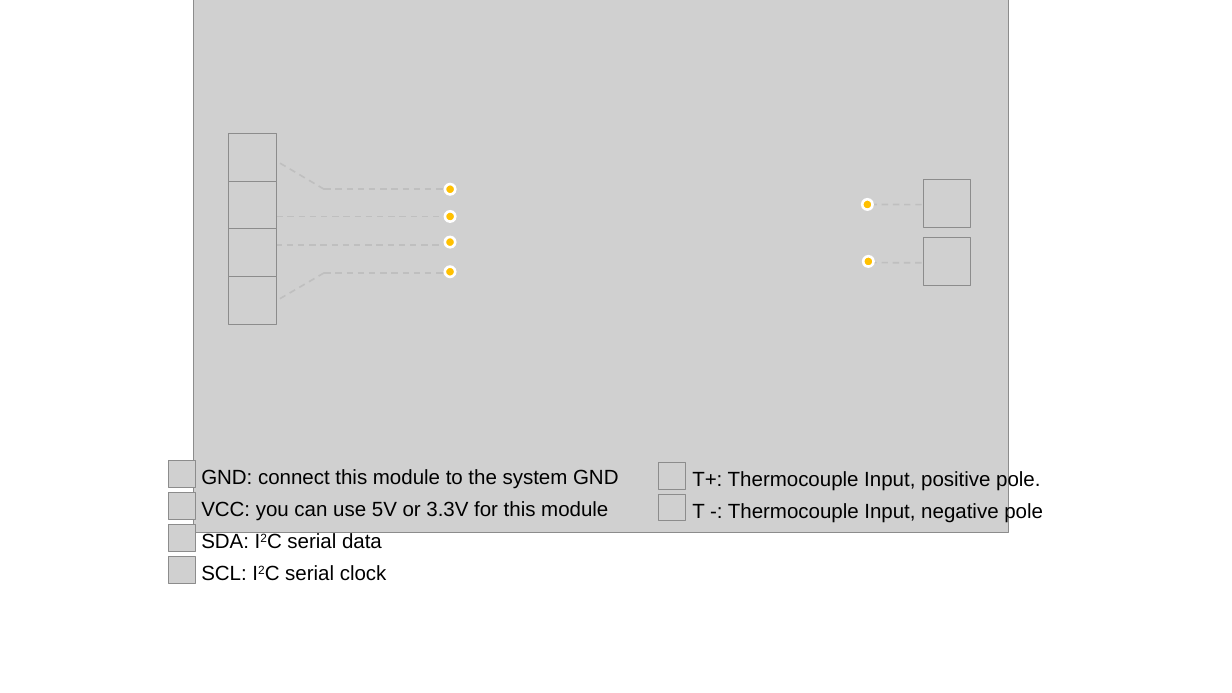
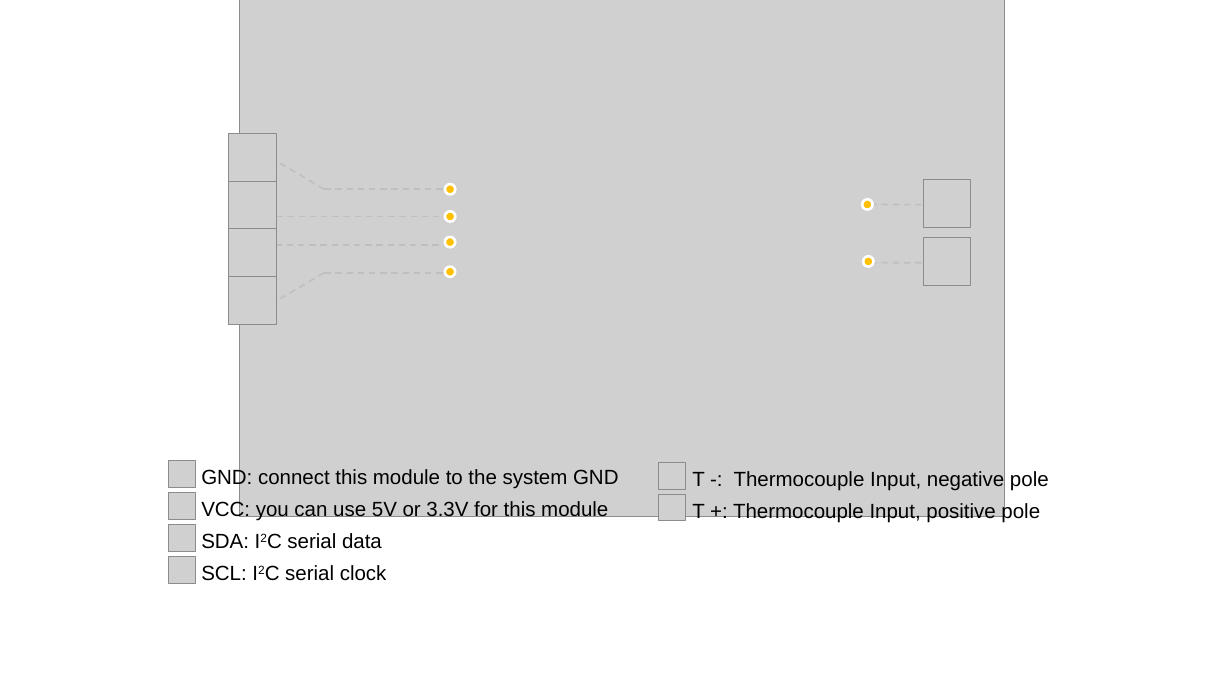
Before and after one commit to SeeedDocument/Grove-I2C_Thermocouple_Amplifier-MCP9600, a slide deck: slide 1 of img/pin_map.pptx. Drawn at 1232x693 pixels with LibreOffice and Linux fonts; fonts in the diff are those of the drawing; grey boxes stand for pictures. Boxes give left, top, right and bottom in pixels: in the first picture for what was removed or moved away, otherwise in the second. Text is boxed around its words. In the diff, an @@ line names an element or a change of style, - is before the commit and + after.

```diff
--- a/img/pin_map.pptx
+++ b/img/pin_map.pptx
@@ picture: place and size @@
-picture at (194, 0, 1009, 532)
+picture at (239, 0, 1005, 516)
@@ text at (692, 470, 1040, 491): paragraph removed @@
-T+: Thermocouple Input, positive pole.
@@ text at (692, 502, 1040, 523): paragraph added @@
+T +: Thermocouple Input, positive pole
```
Also in this commit, not shown: 3 other slides changed, 4 other files.
